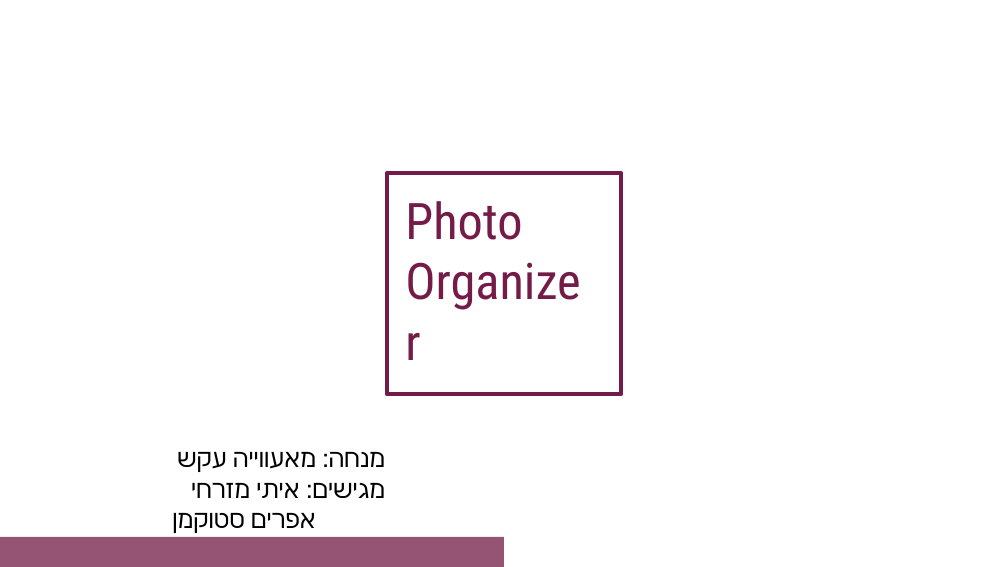
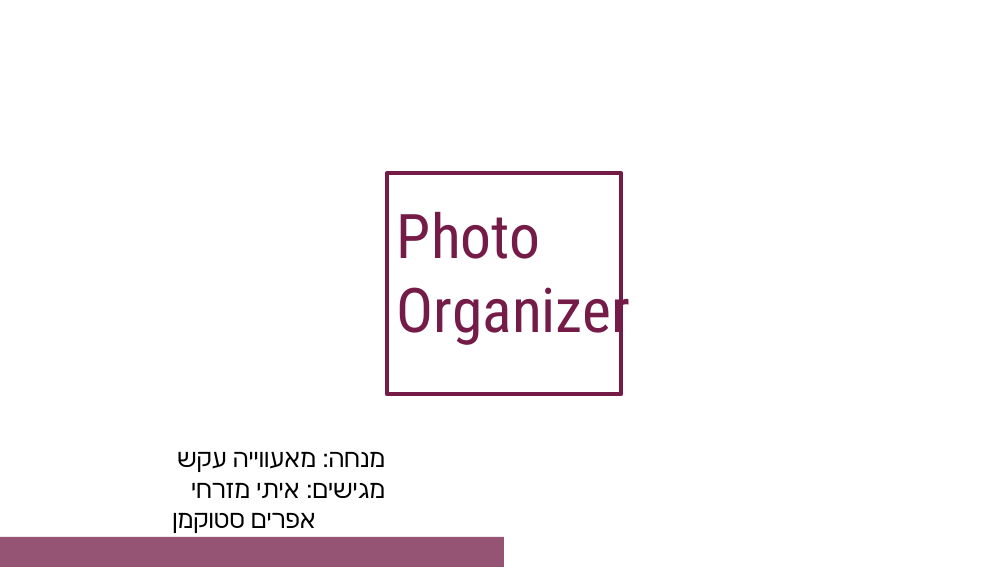
Before and after one commit to Effi-S/Image-Organizer, a slide deck: slide 1 of מצגת עדכנית.pptx. Drawn at 1008x567 pixels with LibreOffice and Linux fonts; fonts in the diff are those of the drawing; background and template pictures are left out. Boxes give left, top, right and bottom in pixels: in the first picture for what was removed or moved away, otherwise in the second. Text is boxed around its words. In the diff, an @@ line names an element or a change of style, - is before the commit and + after.

```diff
--- a/מצגת עדכנית.pptx
+++ b/מצגת עדכנית.pptx
@@ title "Photo Organizer": place and size @@
-title "Photo Organizer" at <box>405,201,522,240</box>
+title "Photo Organizer" at <box>397,211,630,347</box>
@@ title "Photo Organizer" at <box>397,211,630,347</box>: size 36 to 44 pt @@
```
Also in this commit, not shown: 8 other slides changed, 1 slide removed.
